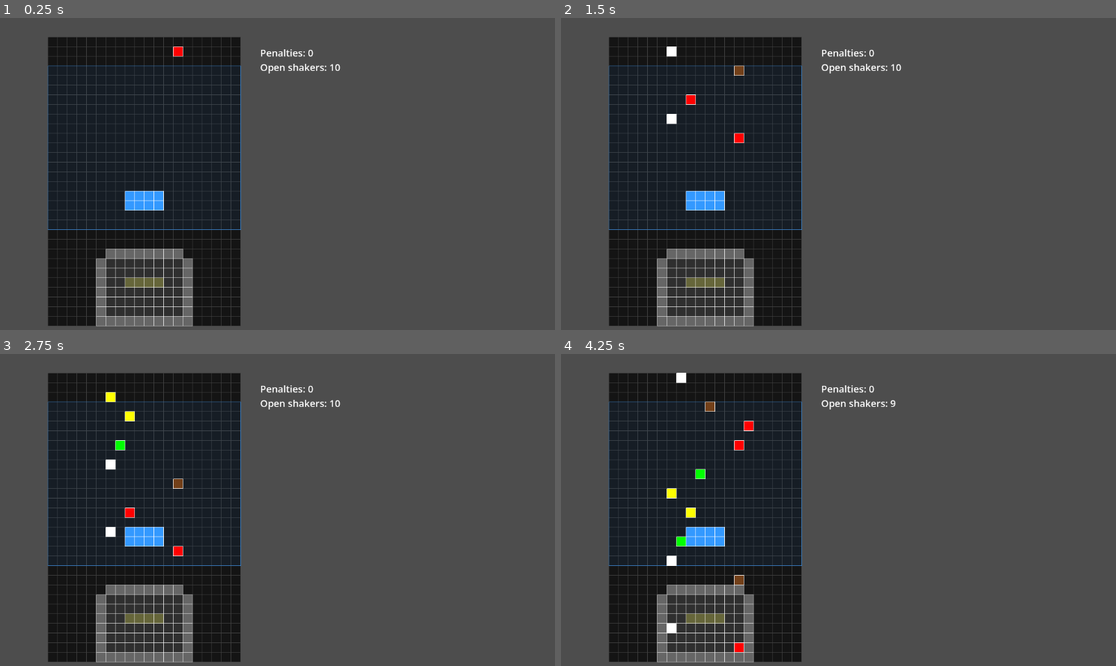
Above: before the commit, frames 1-4 (two rows, left to right).
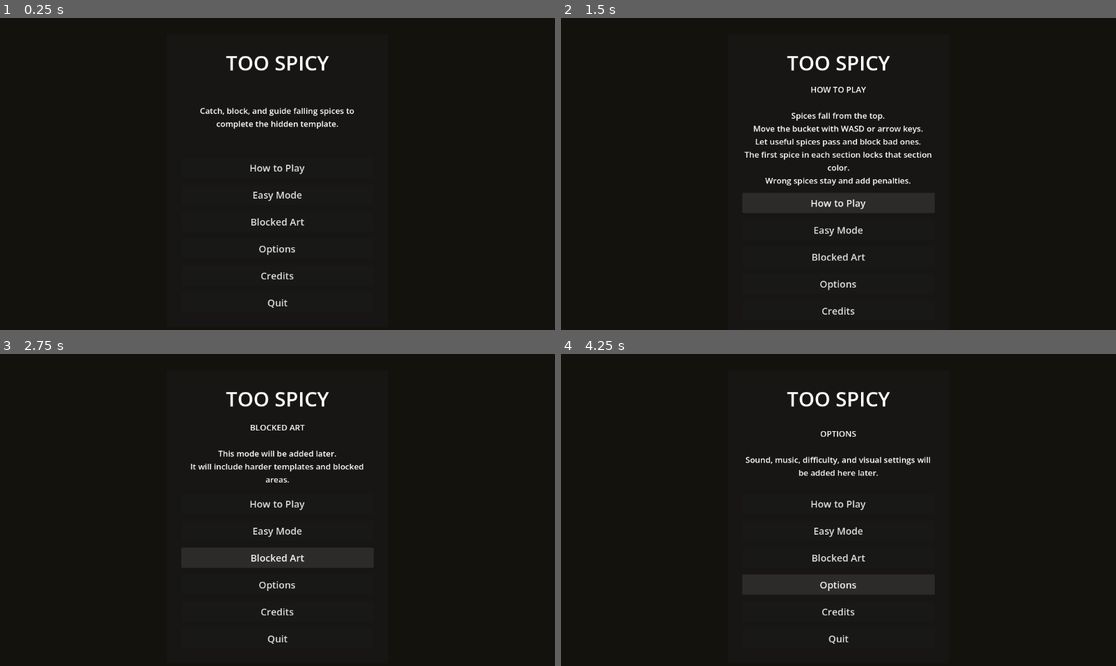
Above: after the commit, the same moments.

Repository: mitramansouri/too-spicy
Game: Godot game, scene res://scenes/MainMenu.tscn
Two runs of this game, one before a commit and one after it. Both use one fixed random seed, a clock stepped at 60 frames per second and the inputs below. Before the commit the project starts from res://Game.tscn.
Inputs (mouse positions are in pixels of both pictures, inside the frame that each line leads up to):
- Up to frame 1 (0.25 s): no input
- Up to frame 2 (1.5 s): click (838, 167) at 0.5 s, where only the run after the commit has a clickable "How to Play"; click (838, 202) at 1.25 s, where only the run after the commit has a clickable "How to Play"
- Up to frame 3 (2.75 s): click (277, 594) at 2 s, where only the run after the commit has a clickable "Blocked Art"
- Up to frame 4 (4.25 s): click (838, 556) at 2.75 s, where only the run after the commit has a clickable "Blocked Art"; click (838, 584) at 3.5 s, where only the run after the commit has a clickable "Options"

The runs differ from the first frame. In frame 1, 76% of the frame differs, in the area x 0-100%, y 0-100%; in frame 2, 77%; in frame 3, 77%; in frame 4, 77%.

Commit message:
Add Main Menu

Diff:
--- /dev/null
+++ b/too-spicy/MainMenu.tscn
@@ -0,0 +1,3 @@
+[gd_scene format=3 uid="uid://born7r0e6fh0v"]
+
+[node name="MainMenu" type="Node2D" unique_id=576183449]
--- a/too-spicy/project.godot
+++ b/too-spicy/project.godot
@@ -11,7 +11,7 @@
 [application]
 
 config/name="too-spicy"
-run/main_scene="uid://7xoi6j07lie1"
+run/main_scene="uid://ds8bsq67hqxgi"
 config/features=PackedStringArray("4.6", "GL Compatibility")
 config/icon="res://icon.svg"
 
--- /dev/null
+++ b/too-spicy/scenes/MainMenu.tscn
@@ -0,0 +1,8 @@
+[gd_scene format=3 uid="uid://ds8bsq67hqxgi"]
+
+[ext_resource type="Script" uid="uid://dfc5suba383je" path="res://scripts/MainMenu.gd" id="1_yqorp"]
+
+[node name="MainMenu" type="Control" unique_id=1295512683]
+layout_mode = 3
+anchors_preset = 0
+script = ExtResource("1_yqorp")
--- a/too-spicy/scripts/Game.gd
+++ b/too-spicy/scripts/Game.gd
@@ -6,35 +6,32 @@
 
 const FALL_INTERVAL := 0.15
 const SPAWN_INTERVAL := 0.35
-const SPICES_PER_SPRINKLE := 1
-const MAX_FALLING_SPICES := 20
+const SPICES_PER_SPRINKLE := 3
+const MAX_FALLING_SPICES := 8
 
 const BUCKET_WIDTH := 4
 const BUCKET_HEIGHT := 2
 const BUCKET_MOVE_INTERVAL := 0.08
 
-# Area where the bucket is allowed to move
 const CONTROL_AREA_X := 0
 const CONTROL_AREA_Y := 3
 const CONTROL_AREA_WIDTH := GRID_WIDTH
 const CONTROL_AREA_HEIGHT := 17
 
-var grid_offset := Vector2(100, 40)
+const BOARD_PIXEL_WIDTH := GRID_WIDTH * CELL_SIZE
+const BOARD_PIXEL_HEIGHT := GRID_HEIGHT * CELL_SIZE
+const SIDE_PANEL_WIDTH := 360
+const SIDE_PANEL_GAP := 40
+
+var grid_offset := Vector2.ZERO
+var ui_offset := Vector2.ZERO
 
 var template_min_x := 0
 var template_max_x := GRID_WIDTH - 1
 
-# 0 = empty
-# 1 = outline section
-# 2 = body section
-# 3 = detail section
 var template_grid := []
-
-# null = empty
-# Color = settled spice color
 var settled_grid := []
 
-# null means section is not locked yet
 var section_colors := {
 	1: null,
 	2: null,
@@ -83,6 +80,7 @@
 
 func _ready():
 	randomize()
+	update_layout()
 	create_empty_template()
 	create_empty_settled_grid()
 	create_sample_template()
@@ -91,6 +89,12 @@
 	queue_redraw()
 
 
+func _notification(what):
+	if what == NOTIFICATION_WM_SIZE_CHANGED:
+		update_layout()
+		queue_redraw()
+
+
 func _process(delta):
 	if game_ended:
 		return
@@ -109,6 +113,22 @@
 		spawn_sprinkle()
 
 
+func update_layout():
+	var viewport_size := get_viewport_rect().size
+
+	var total_width := BOARD_PIXEL_WIDTH + SIDE_PANEL_GAP + SIDE_PANEL_WIDTH
+	var total_height := BOARD_PIXEL_HEIGHT
+
+	var start_x := (viewport_size.x - total_width) / 2.0
+	var start_y := (viewport_size.y - total_height) / 2.0
+
+	grid_offset = Vector2(start_x, start_y)
+	ui_offset = Vector2(
+		grid_offset.x + BOARD_PIXEL_WIDTH + SIDE_PANEL_GAP,
+		grid_offset.y + 40
+	)
+
+
 func handle_bucket_input(delta):
 	bucket_move_timer += delta
 
@@ -171,25 +191,20 @@
 	var bottom_y := GRID_HEIGHT - 1
 	var top_y := bottom_y - 7
 
-	# outline: bottom line
 	for x in range(5, 15):
 		template_grid[bottom_y][x] = 1
 
-	# outline: top line
 	for x in range(6, 14):
 		template_grid[top_y][x] = 1
 
-	# outline: left and right sides
 	for y in range(top_y + 1, bottom_y):
 		template_grid[y][5] = 1
 		template_grid[y][14] = 1
 
-	# body area
 	for y in range(top_y + 1, bottom_y):
 		for x in range(6, 14):
 			template_grid[y][x] = 2
 
-	# detail section
 	for x in range(8, 12):
 		template_grid[top_y + 3][x] = 3
 
@@ -343,24 +358,20 @@
 	var color: Color = spice["color"]
 	var section_id: int = template_grid[pos.y][pos.x]
 
-	# Outside template
 	if section_id == 0:
 		settled_grid[pos.y][pos.x] = color
 		return
 
-	# First spice in this section locks the section color
 	if section_colors[section_id] == null:
 		section_colors[section_id] = color
 		settled_grid[pos.y][pos.x] = color
 		print("Section ", section_id, " locked to ", spice["name"])
 		return
 
-	# Correct color
 	if colors_match(section_colors[section_id], color):
 		settled_grid[pos.y][pos.x] = color
 		return
 
-	# Wrong color, but it still stays
 	mistakes += 1
 	settled_grid[pos.y][pos.x] = color
 	print("Penalty: wrong spice in section ", section_id, ". Mistakes: ", mistakes)
@@ -515,24 +526,22 @@
 
 
 func draw_ui():
-	var text_pos := Vector2(540, 80)
-
 	draw_string(
 		ThemeDB.fallback_font,
-		text_pos,
+		ui_offset,
 		"Penalties: " + str(mistakes),
 		HORIZONTAL_ALIGNMENT_LEFT,
-		300,
+		SIDE_PANEL_WIDTH,
 		20,
 		Color.WHITE
 	)
 
 	draw_string(
 		ThemeDB.fallback_font,
-		text_pos + Vector2(0, 30),
+		ui_offset + Vector2(0, 30),
 		"Open shakers: " + str(get_available_spawn_columns().size()),
 		HORIZONTAL_ALIGNMENT_LEFT,
-		300,
+		SIDE_PANEL_WIDTH,
 		20,
 		Color.WHITE
 	)
@@ -540,10 +549,10 @@
 	if game_ended:
 		draw_string(
 			ThemeDB.fallback_font,
-			text_pos + Vector2(0, 70),
+			ui_offset + Vector2(0, 70),
 			final_message,
 			HORIZONTAL_ALIGNMENT_LEFT,
-			400,
+			SIDE_PANEL_WIDTH,
 			24,
 			Color.YELLOW
 		)
--- /dev/null
+++ b/too-spicy/scripts/MainMenu.gd
@@ -0,0 +1,161 @@
+extends Control
+
+const MENU_SIZE := Vector2(460, 580)
+
+var background: ColorRect
+var menu_panel: PanelContainer
+var title_label: Label
+var info_label: Label
+
+var how_to_play_button: Button
+var easy_mode_button: Button
+var blocked_art_button: Button
+var options_button: Button
+var credits_button: Button
+var quit_button: Button
+
+
+func _ready():
+	set_anchors_and_offsets_preset(Control.PRESET_FULL_RECT)
+
+	for child in get_children():
+		child.queue_free()
+
+	create_background()
+	create_menu()
+	center_menu()
+	show_welcome_text()
+
+
+func _notification(what):
+	if what == NOTIFICATION_RESIZED:
+		center_menu()
+
+
+func create_background():
+	background = ColorRect.new()
+	background.color = Color(0.08, 0.07, 0.05)
+	background.set_anchors_and_offsets_preset(Control.PRESET_FULL_RECT)
+	add_child(background)
+
+
+func create_menu():
+	menu_panel = PanelContainer.new()
+	menu_panel.custom_minimum_size = MENU_SIZE
+	menu_panel.size = MENU_SIZE
+	add_child(menu_panel)
+
+	var margin := MarginContainer.new()
+	margin.add_theme_constant_override("margin_left", 30)
+	margin.add_theme_constant_override("margin_right", 30)
+	margin.add_theme_constant_override("margin_top", 30)
+	margin.add_theme_constant_override("margin_bottom", 30)
+	menu_panel.add_child(margin)
+
+	var root := VBoxContainer.new()
+	root.alignment = BoxContainer.ALIGNMENT_CENTER
+	root.add_theme_constant_override("separation", 14)
+	margin.add_child(root)
+
+	title_label = Label.new()
+	title_label.text = "TOO SPICY"
+	title_label.horizontal_alignment = HORIZONTAL_ALIGNMENT_CENTER
+	title_label.add_theme_font_size_override("font_size", 42)
+	root.add_child(title_label)
+
+	info_label = Label.new()
+	info_label.text = ""
+	info_label.horizontal_alignment = HORIZONTAL_ALIGNMENT_CENTER
+	info_label.vertical_alignment = VERTICAL_ALIGNMENT_CENTER
+	info_label.autowrap_mode = TextServer.AUTOWRAP_WORD_SMART
+	info_label.custom_minimum_size = Vector2(380, 140)
+	info_label.add_theme_font_size_override("font_size", 17)
+	root.add_child(info_label)
+
+	how_to_play_button = create_button("How to Play")
+	easy_mode_button = create_button("Easy Mode")
+	blocked_art_button = create_button("Blocked Art")
+	options_button = create_button("Options")
+	credits_button = create_button("Credits")
+	quit_button = create_button("Quit")
+
+	root.add_child(how_to_play_button)
+	root.add_child(easy_mode_button)
+	root.add_child(blocked_art_button)
+	root.add_child(options_button)
+	root.add_child(credits_button)
+	root.add_child(quit_button)
+
+	how_to_play_button.pressed.connect(_on_how_to_play_pressed)
+	easy_mode_button.pressed.connect(_on_easy_mode_pressed)
+	blocked_art_button.pressed.connect(_on_blocked_art_pressed)
+	options_button.pressed.connect(_on_options_pressed)
+	credits_button.pressed.connect(_on_credits_pressed)
+	quit_button.pressed.connect(_on_quit_pressed)
+
+
+func center_menu():
+	if menu_panel == null:
+		return
+
+	var viewport_size := get_viewport_rect().size
+
+	menu_panel.size = MENU_SIZE
+	menu_panel.position = Vector2(
+		(viewport_size.x - MENU_SIZE.x) / 2.0,
+		(viewport_size.y - MENU_SIZE.y) / 2.0
+	)
+
+
+func create_button(button_text: String) -> Button:
+	var button := Button.new()
+	button.text = button_text
+	button.custom_minimum_size = Vector2(340, 42)
+	button.add_theme_font_size_override("font_size", 20)
+	return button
+
+
+func show_welcome_text():
+	info_label.text = "Catch, block, and guide falling spices to complete the hidden template."
+
+
+func _on_how_to_play_pressed():
+	info_label.text = (
+		"HOW TO PLAY\n\n"
+		+ "Spices fall from the top.\n"
+		+ "Move the bucket with WASD or arrow keys.\n"
+		+ "Let useful spices pass and block bad ones.\n"
+		+ "The first spice in each section locks that section color.\n"
+		+ "Wrong spices stay and add penalties."
+	)
+
+
+func _on_easy_mode_pressed():
+	get_tree().change_scene_to_file("res://scenes/Game.tscn")
+
+
+func _on_blocked_art_pressed():
+	info_label.text = (
+		"BLOCKED ART\n\n"
+		+ "This mode will be added later.\n"
+		+ "It will include harder templates and blocked areas."
+	)
+
+
+func _on_options_pressed():
+	info_label.text = (
+		"OPTIONS\n\n"
+		+ "Sound, music, difficulty, and visual settings will be added here later."
+	)
+
+
+func _on_credits_pressed():
+	info_label.text = (
+		"CREDITS\n\n"
+		+ "Game concept and development by the project team.\n"
+		+ "Made with Godot."
+	)
+
+
+func _on_quit_pressed():
+	get_tree().quit()
Renamed: too-spicy/Game.tscn -> too-spicy/scenes/Game.tscn
Not shown, added: too-spicy/scripts/MainMenu.gd.uid
